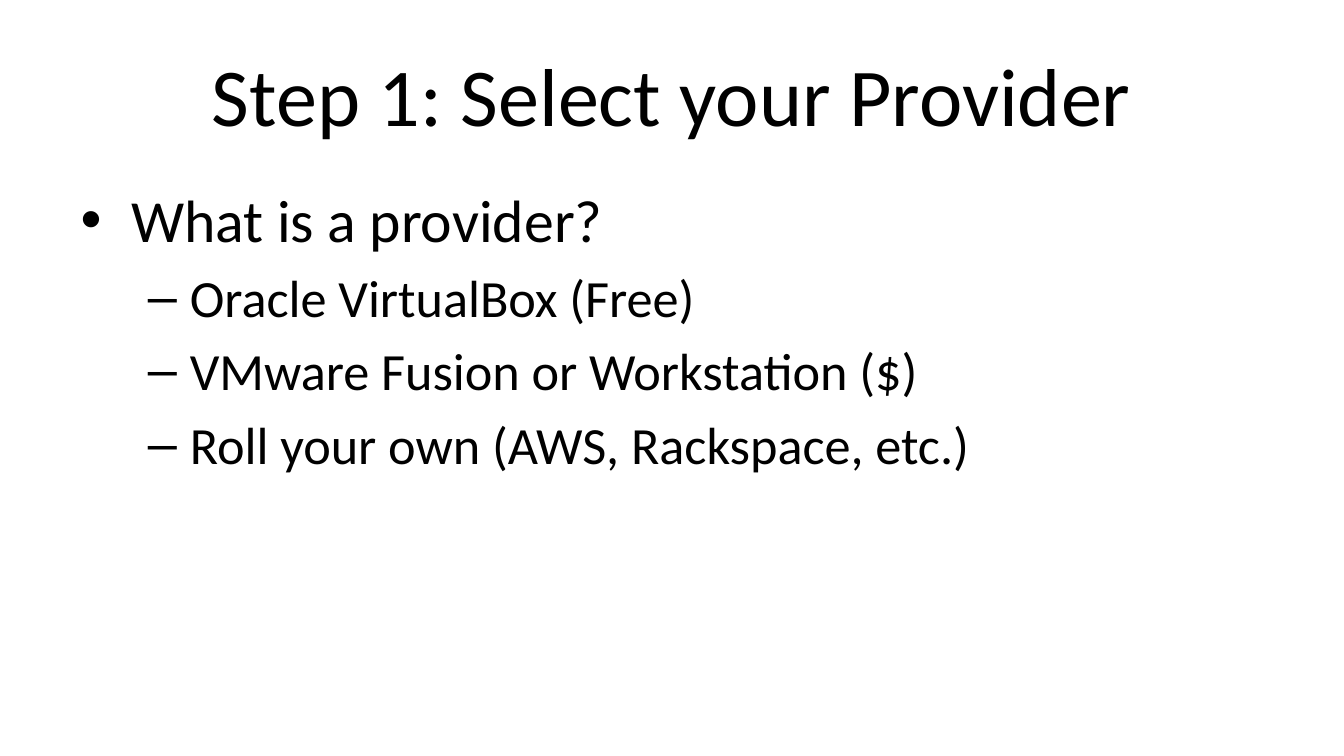
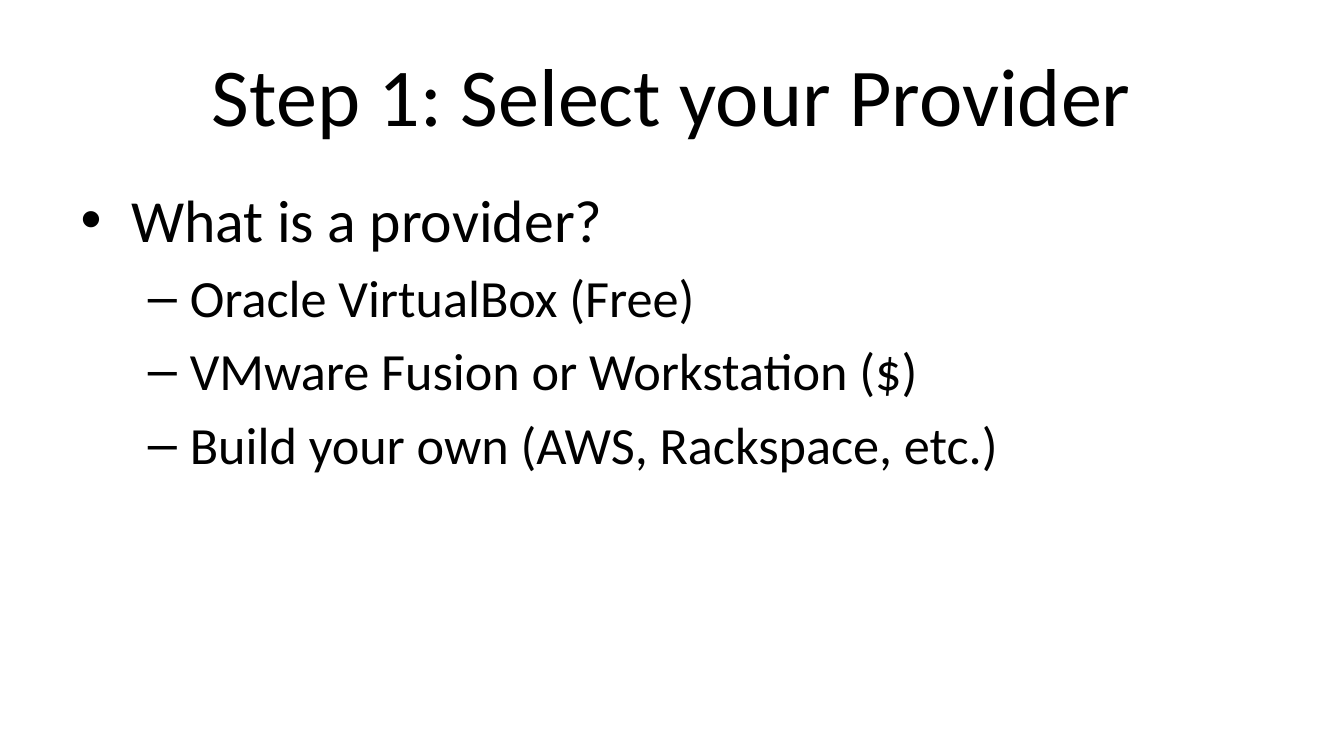
Before and after one commit to VMTrooper/VagrantBrownBag, a slide deck: slide 3 of Vagrant.pptx (slide 2 before the commit). Drawn at 1344x756 pixels with LibreOffice and Linux fonts; fonts in the diff are those of the drawing. Boxes give left, top, right and bottom in pixels: in the first picture for what was removed or moved away, otherwise in the second. Text is boxed around its words. In the diff, an @@ line names an element or a change of style, - is before the commit and + after.

```diff
--- a/Vagrant.pptx
+++ b/Vagrant.pptx
@@ text at (x1=190, y1=426, x2=998, y2=473): text changed @@
-  – Roll your own (AWS, Rackspace, etc.)
+  – Build your own (AWS, Rackspace, etc.)
```
Also in this commit, not shown: 6 other slides changed, 6 slides added, 1 slide removed, 6 other files.
